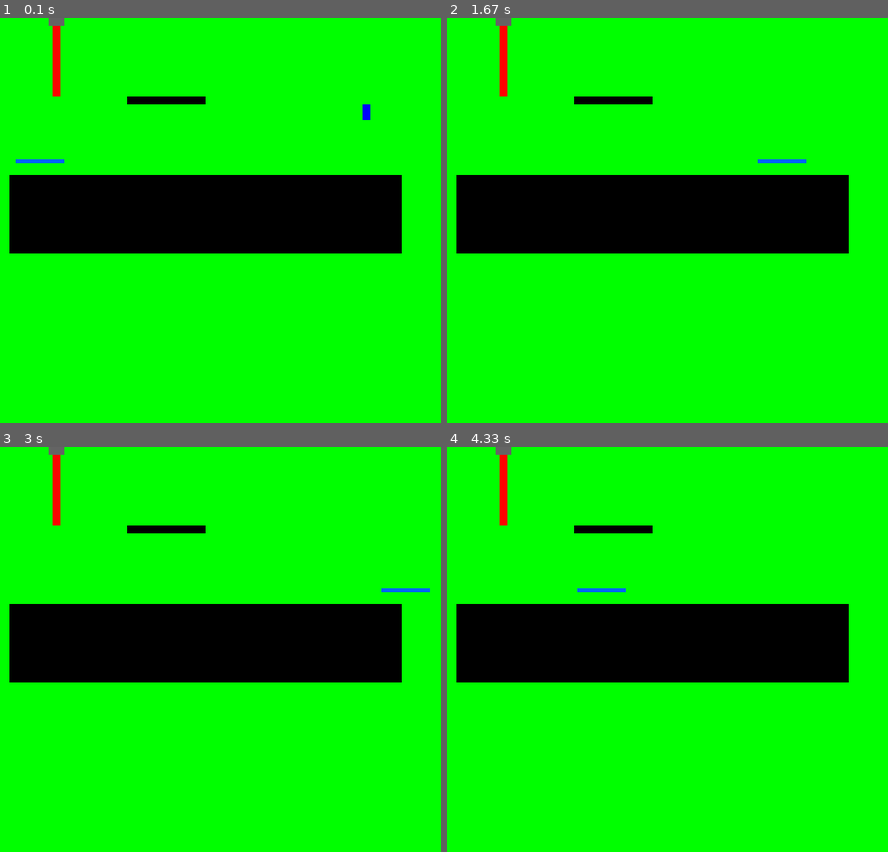
Above: before the commit, frames 1-4 (two rows, left to right).
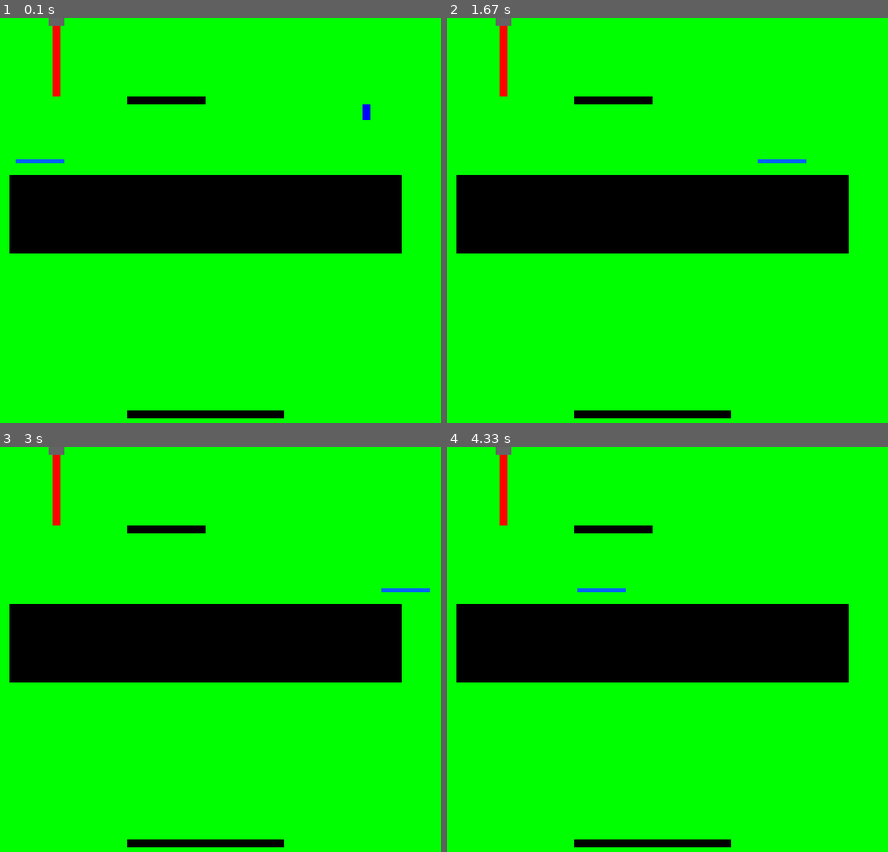
Above: after the commit, the same moments.

Repository: ALEXANDER-Denni/pygame_platformer
Game: pygame game, started from main.py
Two runs of this game, one before a commit and one after it. Both use one fixed random seed, a clock stepped at 60 frames per second and the inputs below.
Inputs:
- Up to frame 1 (0.1 s): no input
- Up to frame 2 (1.67 s): tap Space at 0.33 s; hold D 0.67-1.13 s; hold W 1.17-1.47 s
- Up to frame 3 (3 s): hold S 2.57-2.87 s
- Up to frame 4 (4.33 s): no input

The runs differ from the first frame. In frame 1, 0.7% of the frame differs, in the area x 28-65%, y 96-99%; in frame 2, 0.7%; in frame 3, 0.7%; in frame 4, 0.7%.

Commit message:
Add files via upload

Diff:
--- a/main.py
+++ b/main.py
@@ -6,6 +6,7 @@
 import platforms
 import moving_platform
 import laser
+import spikes
 
 os.environ['SDL_AUDIODRIVER'] = 'directx'
 
@@ -44,6 +45,9 @@
 
 moving_platform_1 = moving_platform.moving_platform(40, 180, 60, 5, SCREEN_WIDTH, 5*60, screen)
 level_platforms.add(moving_platform_1)
+
+spike = spikes.spike(200, 500, 200, 10, 1, screen)#delete
+
 run = True
 while run:
     draw_background()
@@ -84,7 +88,8 @@
     collision.player_damage_collisions(player_object, player_bullets, lasers) # replace player_bullets with enemy_bullets once enemies are added
     player_bullets.update()
     player_object.draw()
+    spike.draw() # delete
     pygame.display.update()
 
 
-#add spikes, add invincibility frames, add switches and doors, add enemies, add images, add level builder script
+#add spike group, comment code, add invincibility frames, add switches and doors, add enemies, add images, add level builder script
--- /dev/null
+++ b/spikes.py
@@ -0,0 +1,28 @@
+import pygame
+import os
+
+DAMAGE = 10
+
+class spike:
+    def __init__(self, x, y, l, height, rotation, screen): # rotation 1-4(N,E,S,W)
+        pygame.sprite.Sprite.__init__(self)
+        self.screen = screen
+        self.rotation = rotation
+        if rotation == 1:
+            self.image = pygame.Surface([l, height])
+        elif rotation == 2:
+            self.image = pygame.Surface([height, l])
+        elif rotation == 3:
+            self.image = pygame.Surface([l, height])
+        elif rotation == 4:
+            self.image = pygame.Surface([height, l])
+        self.rect = self.image.get_rect()
+        self.rect.x = x
+        self.rect.y = y
+
+        self.damage = DAMAGE
+    def draw(self):
+        self.screen.blit(pygame.transform.rotate(self.image, (self.rotation-1)*90), self.rect)
+
+    def update(self):
+        self.draw()
